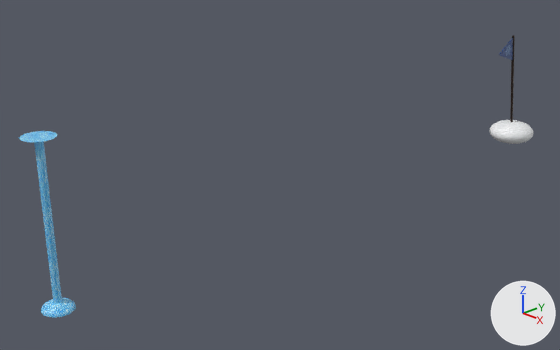
The Blender file models/WinterWonderland.blend: old version first, new version second.
Rendered twice from a 50 mm camera at (7.67, -3.61, 4.8) aimed at (-0.6, 4.18, 0.43). Arrows for +X, +Y and +Z are at lower right; the lights stay in place.
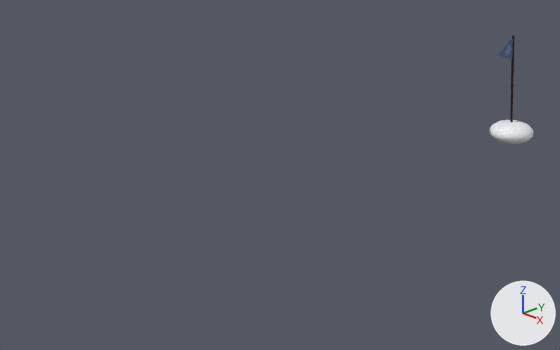
Pixel boxes (x1, y1, x2, y2) of what changed, in the pictures (560 x 350 px):
'Cylinder.001', deleted (blue)
    before: (34, 141, 62, 303)
'Cylinder', deleted (blue)
    before: (41, 298, 76, 318)
'Cylinder.002', deleted
    before: (19, 131, 57, 142)

What the commit changed:
Object 'Cylinder' (ob_cylinder) is deleted.
Object 'Cylinder.001' (ob_cylinder_001) is deleted.
Object 'Cylinder.002' (ob_cylinder_002) is deleted.
